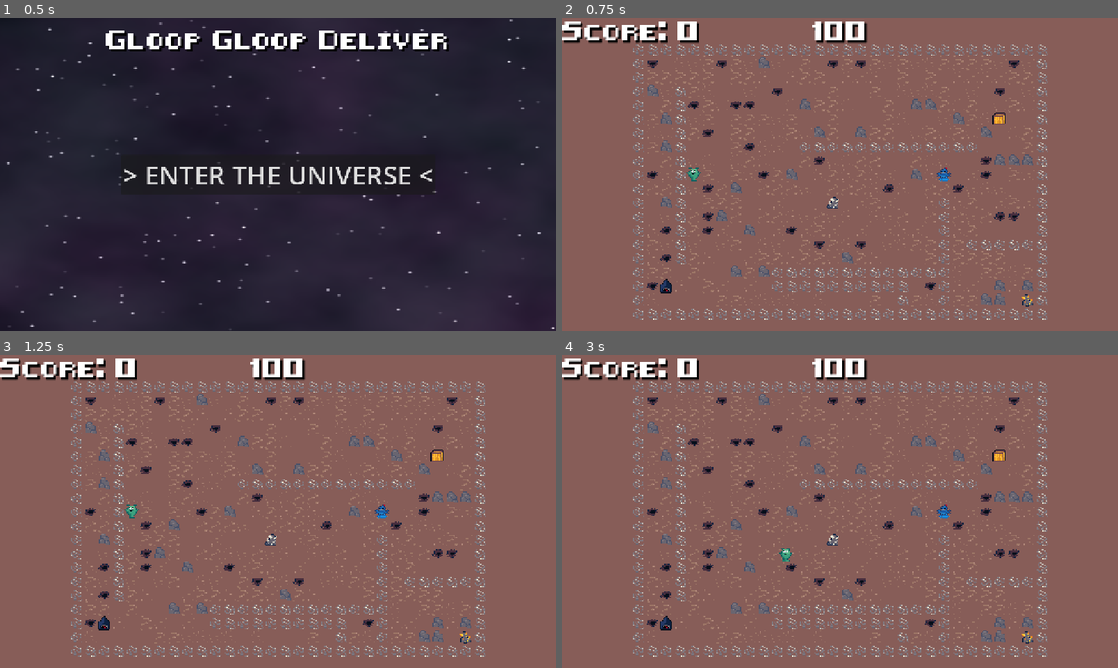
Above: before the commit, frames 1-4 (two rows, left to right).
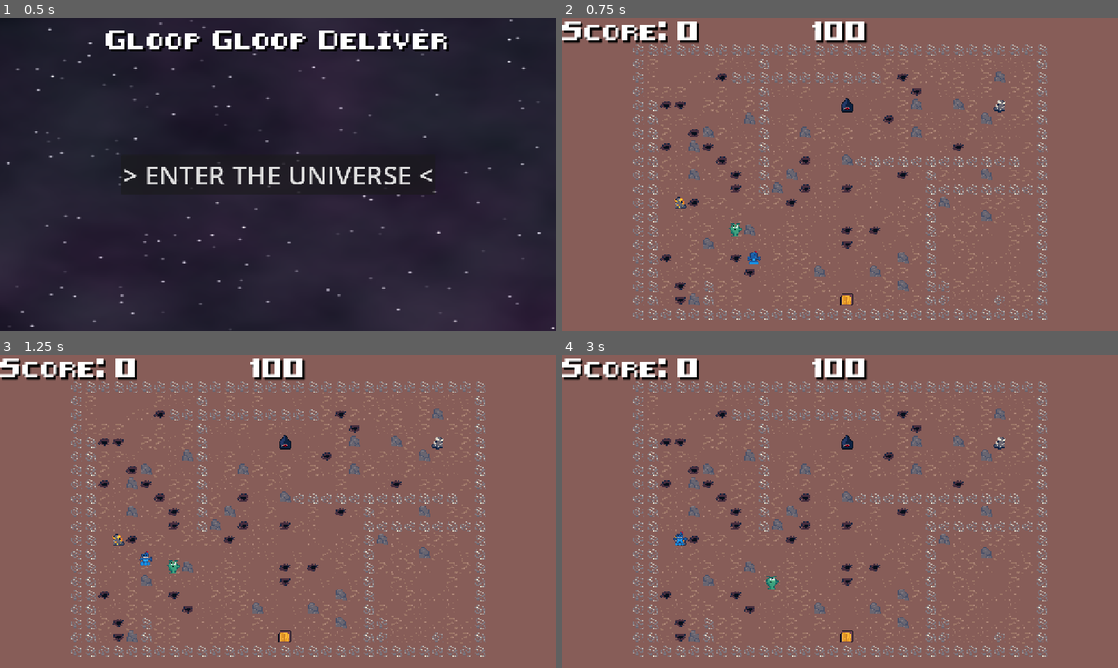
Above: after the commit, the same moments.

Repository: GameAISchool2026members/GloopGloopDelivery
Game: Godot game, scene res://menu/menu.tscn
Same seed, same stepped clock (60 frames per second), same inputs: the game is played once before the commit and once after it.
Inputs (mouse positions are in pixels of both pictures, inside the frame that each line leads up to):
- Up to frame 1 (0.5 s): no input
- Up to frame 2 (0.75 s): click "> ENTER THE UNIVERSE <" at 0.5 s
- Up to frame 3 (1.25 s): no input
- Up to frame 4 (3 s): move the mouse to (962, 495) at 1.27 s; hold D (right) 1.28-2.03 s; tap Space (interact) at 1.35, 2.1, 2.75, 2.85 s; click (962, 495) at 1.42 s; tap Enter at 2 s; move the mouse to (728, 527) at 2.02 s; hold S (down) 2.03-2.78 s; move the mouse to (895, 442) at 2.77 s; hold D (right) from 2.78 s (still down)

Frame 1 is identical in both runs. In frame 2, 11% of the frame differs, in the area x 15-85%, y 12-93%; in frame 3, 11%; in frame 4, 11%.
Error before the commit: Invalid access to property or key 'global_position' on a base object of type 'previously freed'. (res://players/human/human_player.gd:77)

Commit message:
refactor player stuff

Diff:
--- a/game/game_manager.gd
+++ b/game/game_manager.gd
@@ -15,6 +15,9 @@
 enum State { START, GAME, END }
 var state : State = State.START
 
+func _enter_tree() -> void:
+	terrain.generate()
+
 # Called when the node enters the scene tree for the first time.
 func _ready() -> void:
 	_start_game()
@@ -22,7 +25,8 @@
 func _start_game() -> void:
 	timer = game_length
 
-	terrain.generate()
+
+
 	objectives_manager.find_all_objectes()
 	human_player.global_position = terrain.map_to_local(terrain.spawns[0])
 	robot_player.global_position = terrain.map_to_local(terrain.spawns[1])
--- a/game/objectives_manager.gd
+++ b/game/objectives_manager.gd
@@ -4,11 +4,18 @@
 
 
 func find_all_objectes() -> void:
-	objectives.assign(get_tree().get_nodes_in_group("interactable"))
-	print(get_number_of_objectives())
+	objectives.clear()
+	var all = get_tree().get_nodes_in_group("interactable")
+	print("foudn this many:", all.size())
+	for o in all:
+		if not o.is_queued_for_deletion():
+			objectives.append(o)
 
-	for o in objectives:
-		print(o)
+	print("final size:", objectives.size())
+	#print(get_number_of_objectives())
+
+	#for o in objectives:
+		#print(o)
 
 func get_source_objective_given_item(item: Item) -> Node2D:
 	for o in objectives:
--- a/players/human/human_player.gd
+++ b/players/human/human_player.gd
@@ -1,13 +1,4 @@
 class_name HumanPlayer extends Player
-
-signal interact
-signal pickup_objective(item: Item)
-
-@export var game_manager : GameManager
-@onready var interaction_area: Area2D = $InteractionArea
-
-var objectives_manager : ObjectivesManager
-var touching: Node2D
 
 func _ready() -> void:
 	interaction_area.area_entered.connect(_on_interaction_area_entered)
@@ -19,19 +10,8 @@
 	# interactions
 	super(delta)
 	if Input.is_action_just_pressed("interact"):
-		#print("interact")
-		if(touching != null):
-			var groups = touching.get_groups()
-			#print("interacting with interactable")
-			if ECS.has_component(touching, ResourceComponent):
-				#print("has it!")
-				item = ECS.get_component(touching, ResourceComponent).item
-				pickup_objective.emit(item)
-			if ECS.has_component(touching, InventoryComponent) and item:
-				var inv = ECS.get_component(touching, InventoryComponent) as InventoryComponent
-				inv.add(item)
-				item = null
-			#pickup_objective.emit(touching)
+		_interact()
+
 
 
 func get_input():
@@ -44,16 +24,11 @@
 	move_and_slide()
 
 func _on_interaction_area_entered(area: Area2D) -> void:
-	print("touch")
 	print(area.get_groups())
-	print("interacts with other body ")
 	touching = area.get_parent()
-	print("Player touched interactable!")
 
 func _on_interaction_area_exited(body: Area2D) -> void:
-	print("touch")
 	touching = null
-	print("player stopped touching!")
 	#if body.is_in_group("interactable"):  # or check body is a Player class
 		#touching = null
 		#print("Player stopped touching!")
@@ -74,8 +49,10 @@
 func get_current_intent_vector() -> PackedFloat32Array:
 	var result : PackedFloat32Array = []
 	for o in objectives_manager.get_all_objectives():
-		var dir := global_position.direction_to(o.global_position)
-		result.append(o.global_position.distance_to(global_position))
+		#var o_gpos = o.global_position
+		var o_gpos = global_position
+		var dir := global_position.direction_to(o_gpos)
+		result.append(o_gpos.distance_to(global_position))
 		result.append(dir.dot(velocity))
 		result.append(1.0)
 	return result
--- a/players/player.gd
+++ b/players/player.gd
@@ -1,7 +1,14 @@
 class_name Player extends CharacterBody2D
+signal interact
+signal pickup_objective(item: Item)
 
 @export var speed = 200
 @onready var item_sprite: Sprite2D = $ItemSprite
+@export var game_manager : GameManager
+@onready var interaction_area: Area2D = $InteractionArea
+
+var objectives_manager : ObjectivesManager
+var touching: Node2D
 
 var item : Item
 
@@ -12,3 +19,17 @@
 	# Display current item
 	if item:
 		item_sprite.texture = item.texture
+
+func _interact():
+	if(touching != null):
+		var groups = touching.get_groups()
+		#print("interacting with interactable")
+		if ECS.has_component(touching, ResourceComponent):
+			#print("has it!")
+			item = ECS.get_component(touching, ResourceComponent).item
+			pickup_objective.emit(item)
+		if ECS.has_component(touching, InventoryComponent) and item:
+			var inv = ECS.get_component(touching, InventoryComponent) as InventoryComponent
+			inv.add(item)
+			item = null
+		#pickup_objective.emit(touching)
--- a/players/robot/policy_predictor.gd
+++ b/players/robot/policy_predictor.gd
@@ -5,7 +5,6 @@
 @export var history_interval : float = 0.2
 @export var history_horizon : int = 50
 
-var active_objectives: Array[Node2D] = []
 var history_buffer: Array[PackedFloat32Array] = []
 var objectives_count : int = 0
 var initialized := false
@@ -16,7 +15,7 @@
 	print("init mlp: ", num_objectves)
 	mlp.build_structure([6, 16, num_objectves], [mlp.Activation.TANH, mlp.Activation.SOFTMAX])
 	_reset_history_buffer(player)
-	#mlp.print_structure()
+	mlp.print_structure()
 	initialized = true
 	_update_history_buffer(player)
 
--- a/players/robot/robot_player.gd
+++ b/players/robot/robot_player.gd
@@ -1,11 +1,9 @@
 class_name RobotPlayer extends Player
 
-@export var game_manager : GameManager
 @onready var policy_predictor : PolicyPredictor = $PolicyPredictor
 
 var human_player : HumanPlayer
 var terrain : Terrain
-var objectives_manager : ObjectivesManager
 
 var path_index: int = 0
 var path: PackedVector2Array = []
@@ -25,7 +23,9 @@
 	policy_predictor.init(objectives_manager.get_number_of_objectives(), human_player)
 
 	human_player.pickup_objective.connect(_on_player_interacted)
-	_move_to_global_pos(human_player.global_position)
+
+
+	await get_tree().process_frame
 
 	find_target()
 
@@ -65,30 +65,32 @@
 
 	var target_position : Vector2
 	var target_found := false
+	var objectives = objectives_manager.get_all_objectives()
 	for idx in sorted_indices:
-		if idx >= policy_predictor.active_objectives.size():
+		if idx >= objectives.size():
 			continue
 
-		var potential_objective = policy_predictor.active_objectives[idx]
+		var potential_objective = objectives[idx]
 
-		if  (potential_objective):
-			target_position = potential_objective.global_position
-			target_found = true
+		if ECS.has_component(potential_objective, InventoryComponent):
+			continue
 
-			print("Robot targeted: %s | Probability: %.1f%%" % [
-				potential_objective.name,
-				prediction_probs[idx] * 100.0
-			])
-			break
+		target_position = potential_objective.global_position
+		target_found = true
 
-	_move_to_global_pos(target_position)
+		print("Robot targeted: %s | Probability: %.1f%%" % [
+			potential_objective.name,
+			prediction_probs[idx] * 100.0
+		])
+		_move_to_global_pos(target_position)
+		break
 
 	if not target_found:
 		print("All neglected objectives are currently invalid or unreachable.")
 
 	await get_tree().create_timer(4.0).timeout
 
-	#find_target()
+	find_target()
 
 func _is_objective_valid_target(objective: Node2D) -> bool:
 	return true
@@ -101,3 +103,10 @@
 	var source = objectives_manager.get_source_objective_given_item(item)
 	var id = objectives_manager.get_id_given_objective(source)
 	policy_predictor.train(id, human_player)
+
+func _on_interaction_area_entered(area: Area2D) -> void:
+	print(area.get_groups())
+	touching = area.get_parent()
+
+func _on_interaction_area_exited(body: Area2D) -> void:
+	touching = null
--- a/players/robot/robot_player.tscn
+++ b/players/robot/robot_player.tscn
@@ -6,6 +6,9 @@
 
 [sub_resource type="RectangleShape2D" id="RectangleShape2D_p7nr7"]
 size = Vector2(8, 8)
+
+[sub_resource type="CircleShape2D" id="CircleShape2D_gcp5k"]
+radius = 15.0
 
 [node name="RobotPlayer" type="CharacterBody2D" unique_id=274457977]
 script = ExtResource("1_pfglk")
@@ -18,6 +21,14 @@
 [node name="CollisionShape2D" type="CollisionShape2D" parent="." unique_id=79676028]
 shape = SubResource("RectangleShape2D_p7nr7")
 
+[node name="InteractionArea" type="Area2D" parent="." unique_id=409756243]
+collision_layer = 2
+collision_mask = 2
+monitorable = false
+
+[node name="CollisionShape2D" type="CollisionShape2D" parent="InteractionArea" unique_id=1310934724]
+shape = SubResource("CircleShape2D_gcp5k")
+
 [node name="ItemSprite" type="Sprite2D" parent="." unique_id=2140998657]
 position = Vector2(0, -8.56)
 scale = Vector2(0.5, 0.5)
